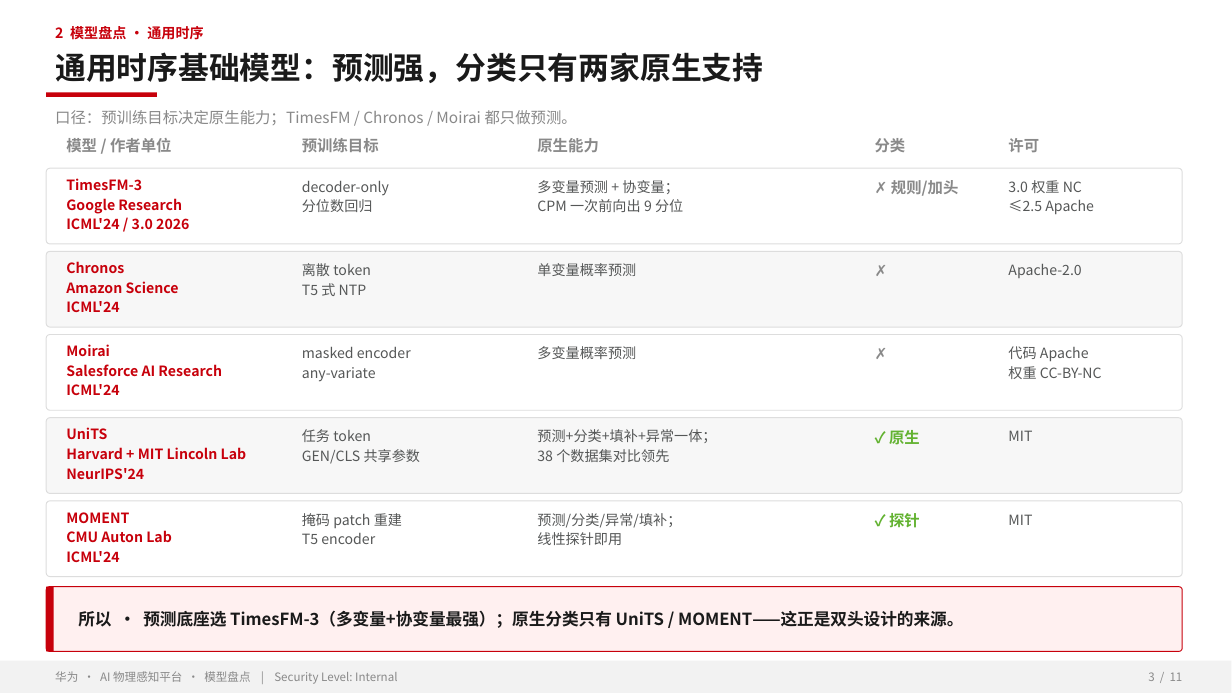
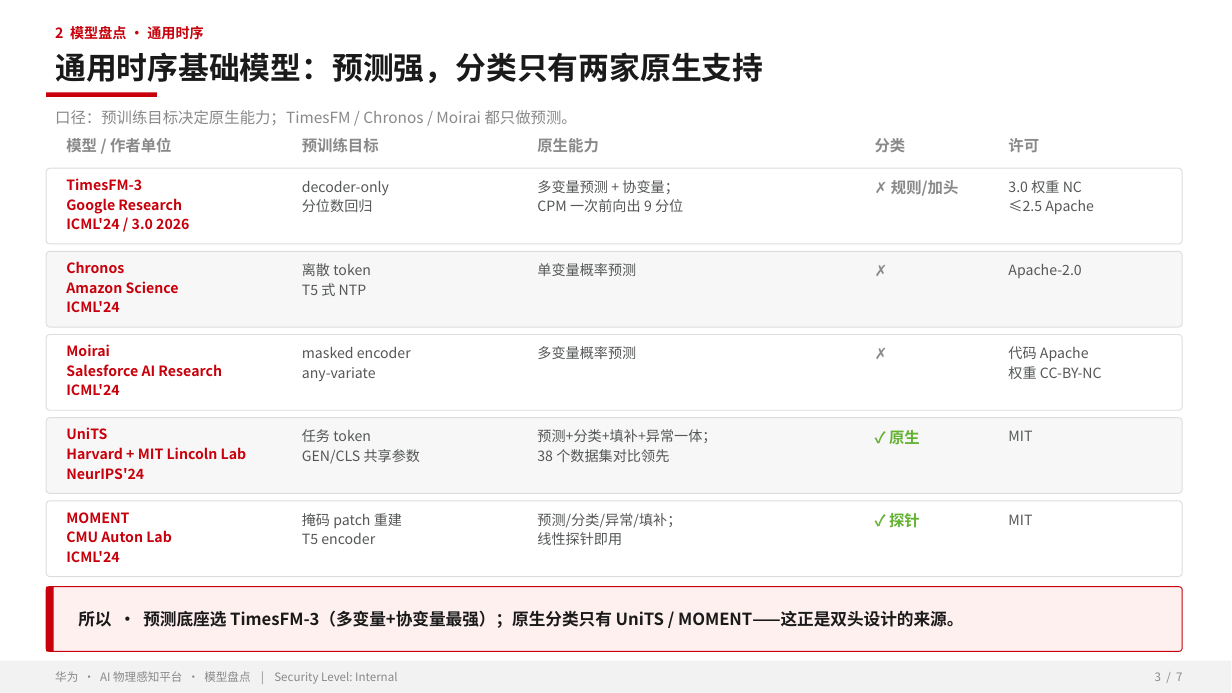
Before and after one commit to zhangrui1123/ai-physical-sensing, a slide deck: slide 3 of AI物理感知平台-华为汇报.pptx. Drawn at 1232x693 pixels with LibreOffice and Linux fonts; fonts in the diff are those of the drawing; background and template pictures are left out. Boxes give left, top, right and bottom in pixels: in the first picture for what was removed or moved away, otherwise in the second. Text is boxed around its words. In the diff, an @@ line names an element or a change of style, - is before the commit and + after.

```diff
--- a/AI物理感知平台-华为汇报.pptx
+++ b/AI物理感知平台-华为汇报.pptx
@@ text at box(1155, 672, 1182, 681): text changed @@
-3 / 11
+3 / 7
```
Also in this commit, not shown: 6 other slides changed, 4 slides removed, 1 other file.
